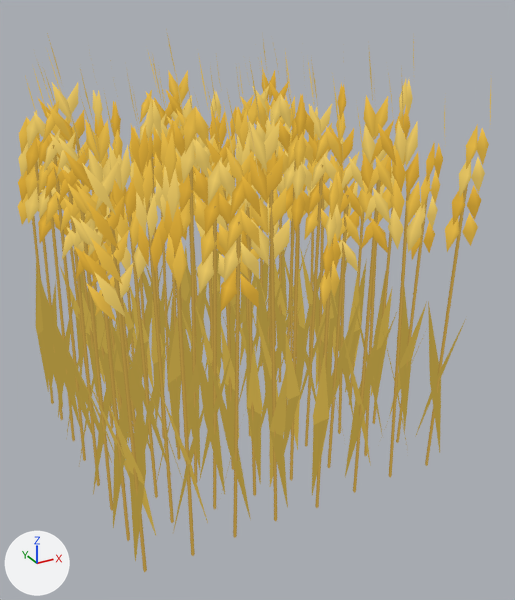
A saved change to the glTF model art/exports/crop-cell-wheat-ready.gltf.
Camera for both pictures: a 50 mm camera at (-0.484, -1.003, 0.922) aimed at (0.039, -0.053, 0.447). Lighting does not change. The marker at lower left points along +X, +Y and +Z. The first picture is the older version. Vertices at exactly the same position are counted once.

The first picture shows 'crop-cell-wheat-ready'.
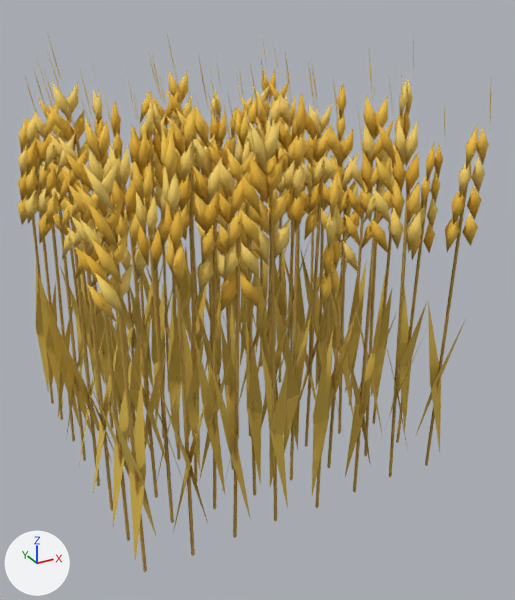
Boxes (x1, y1, x2, y2) around the edits, measured in the pictures (515 x 600 px):
```json
{"part": 1, "of": "me_crop_cell_wheat_ready", "change": "recoloured", "before": [18, 54, 491, 322], "after": [18, 54, 491, 322], "on screen": "yellow to orange"}
{"part": 2, "of": "me_crop_cell_wheat_ready", "change": "recoloured", "before": [18, 70, 481, 572], "after": [18, 70, 481, 572], "on screen": "darker"}
```

Scene script edits in JSON lines:
```json
{"op": "add", "block": "mat_mattepalettealbedo", "code": ["mat_mattepalettealbedo = bpy.data.materials.new('MattePaletteAlbedo')", "mat_mattepalettealbedo.use_nodes = True; mat_mattepalettealbedo.node_tree.nodes.clear()", "_N = mat_mattepalettealbedo.node_tree.nodes; _L = mat_mattepalettealbedo.node_tree.links", "n0 = _N.new('ShaderNodeBsdfPrincipled'); n0.name = 'Principled BSDF'", "n0.inputs[2].default_value = 1.0  # 'Roughness'", "n1 = _N.new('ShaderNodeOutputMaterial'); n1.name = 'Material Output'", "n2 = _N.new('ShaderNodeVertexColor'); n2.name = 'Color Attribute'", "_L.new(n0.outputs[0], n1.inputs[0])  # 'BSDF' to 'Surface'", "_L.new(n2.outputs[0], n0.inputs[0])  # 'Color' to 'Base Color'"]}
{"block": "me_crop_cell_wheat_ready", "where": "me_crop_cell_wheat_ready.from_pydata(...)  # 4416 vertices, 5184 faces; spans x -0.29..0.297, y -0.293..0.295, z 0.17..0.866"}
{"block": "me_crop_cell_wheat_ready", "where": "# used by ob_crop_cell_wheat_ready; location = (0.0, 0.0, 0.0)"}
{"op": "remove", "block": "me_crop_cell_wheat_ready", "code": "me_crop_cell_wheat_ready.materials.append(mat_bakedpalette)"}
{"block": "me_crop_cell_wheat_ready", "change": "me_crop_cell_wheat_ready part 1: 2928 faces centred in x -0.282..0.295, y -0.287..0.289, z 0.537..0.838 are repainted in the vertex colours; the middle colour goes from yellow #bda252 to orange #f2c86a"}
{"block": "me_crop_cell_wheat_ready", "change": "me_crop_cell_wheat_ready part 2: 2256 faces centred in x -0.281..0.293, y -0.287..0.289, z 0.17..0.771 are repainted in the vertex colours; the middle colour goes from orange #b38b37 to yellow #e8b53c"}
{"op": "add", "block": "me_crop_cell_wheat_ready", "code": "me_crop_cell_wheat_ready.materials.append(mat_mattepalettealbedo)"}
```
